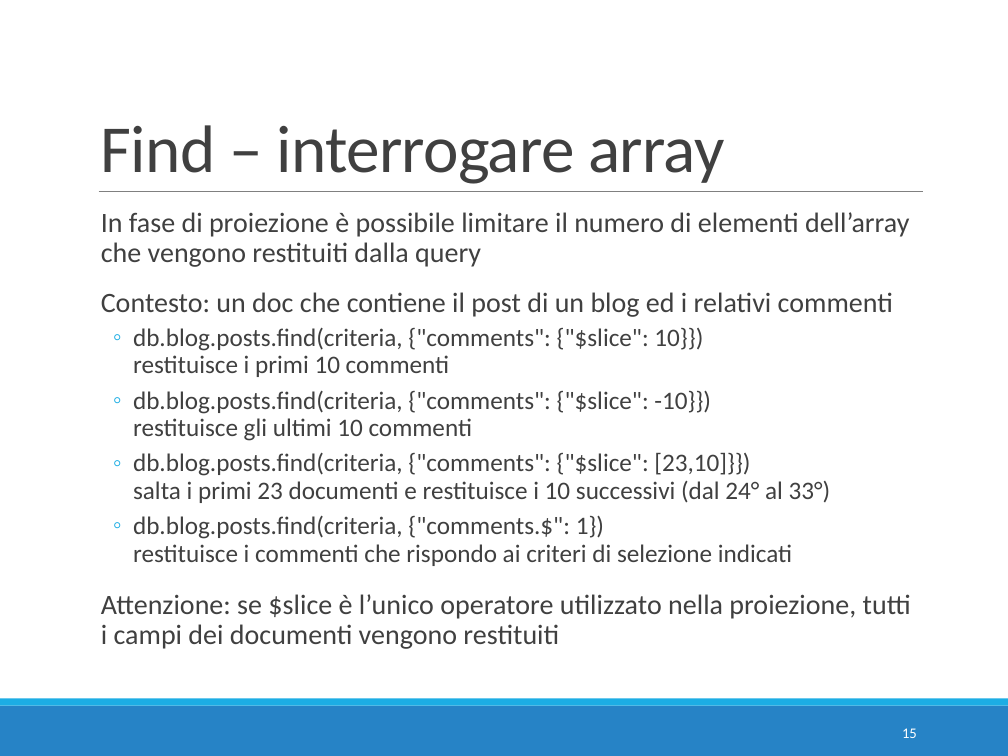
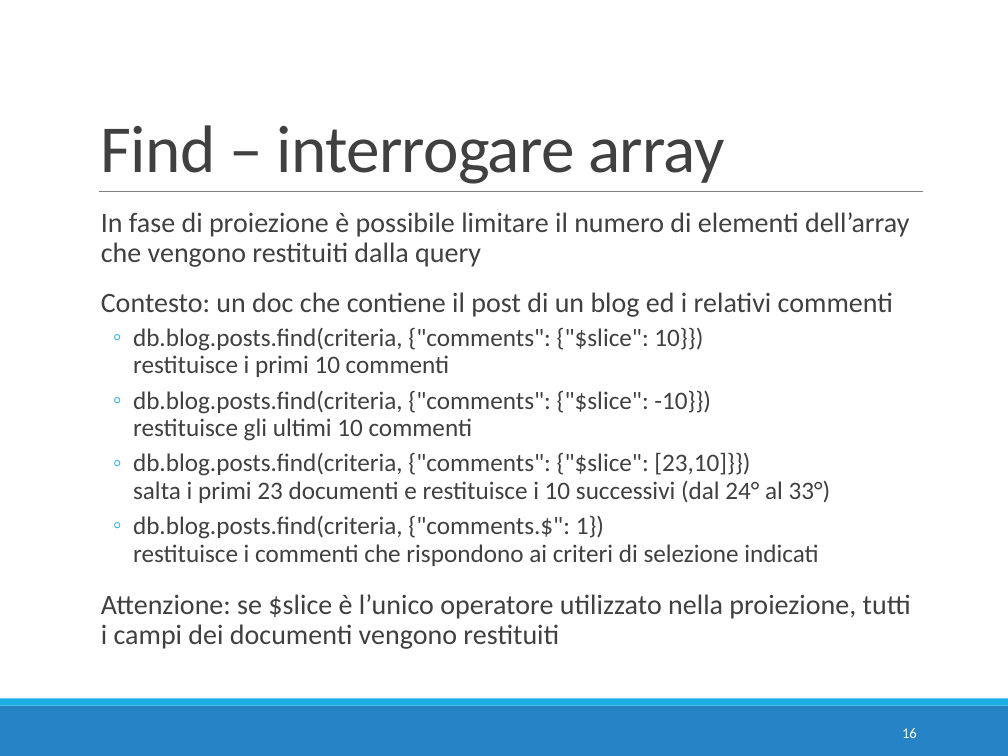
Before and after one commit to w4bo/teaching-nosql, a slide deck: slide 16 of slides/06 - E6 - MongoDB Find.pptx (slide 15 before the commit). Drawn at 1008x756 pixels with LibreOffice and Linux fonts; fonts in the diff are those of the drawing. Boxes give left, top, right and bottom in pixels: in the first picture for what was removed or moved away, otherwise in the second. Text is boxed around its words. In the diff, an @@ line names an element or a change of style, - is before the commit and + after.

```diff
--- a/slides/06 - E6 - MongoDB Find.pptx
+++ b/slides/06 - E6 - MongoDB Find.pptx
@@ text at (133, 516, 818, 566): text changed @@
-  ◦ db.blog.posts.find(criteria, {"comments.$": 1})
-    restituisce i commenti che rispondo ai criteri di selezione indicati
+  ◦ db.blog.posts.find(criteria, {"comments.$": 1})
+    restituisce i commenti che rispondono ai criteri di selezione indicati
@@ page number at (902, 728, 917, 738): text changed @@
-15
+16
```
Also in this commit, not shown: 18 other slides changed, 1 slide added.
